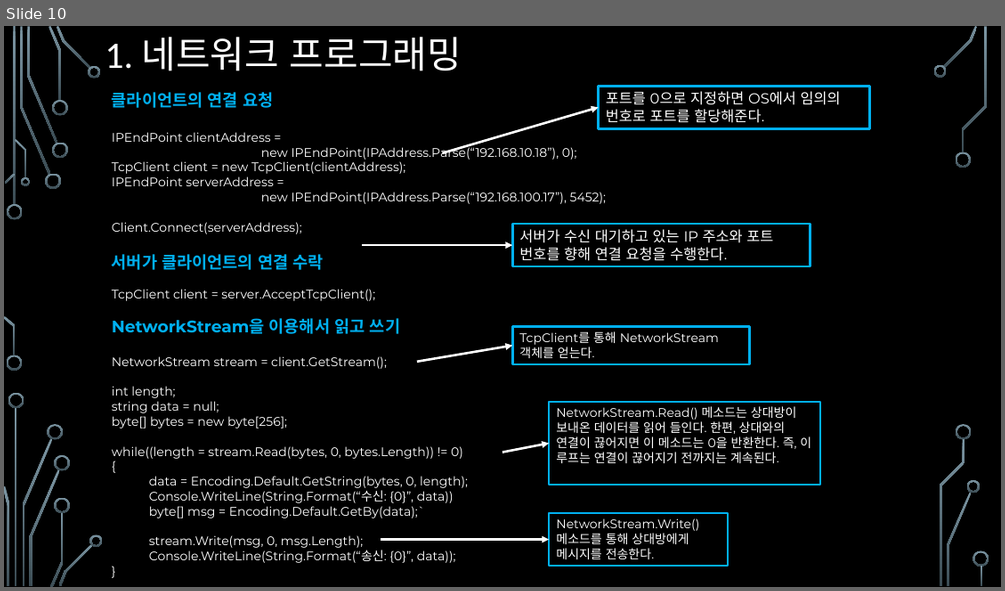
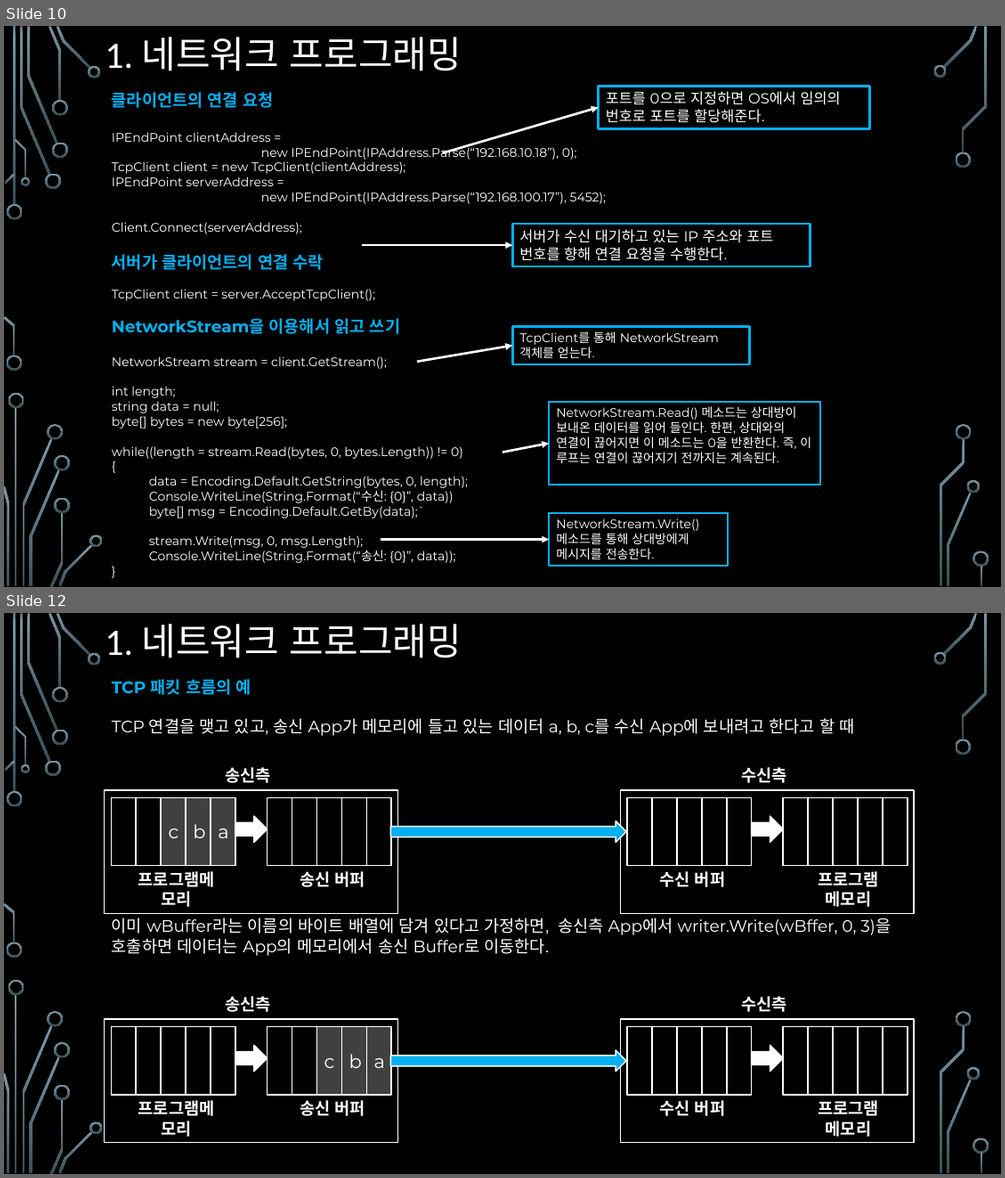
Before and after one commit to assassin4613/CShap, a slide deck: C#_Chapter_12.pptx. Shown one above the other, each under a label of ours: slide 10 before the commit, slides 10 and 12 after it; the slides between them are not shown. The pictures are 1005x591 and 1005x1178 pixels, drawn with LibreOffice and Linux fonts; fonts in the diff are those of the drawing; background and template pictures are left out. Boxes give left, top, right and bottom in pixels: in the first picture for what was removed or moved away, otherwise in the second. Text is boxed around its words. In the diff, an @@ line names an element or a change of style, - is before the commit and + after.

```diff
--- a/C#_Chapter_12.pptx
+++ b/C#_Chapter_12.pptx
@@ slide 12 added at (4, 613, 1001, 1174), background picture (left out); not listed: 36 template elements that a slide beside it also shows @@
@@ title added at (105, 624, 461, 658), 36 pt, text #FFFFFF @@
+1. 네트워크 프로그래밍
@@ text added at (112, 679, 890, 956), 16 pt, text #FFFFFF @@
+TCP 패킷 흐름의 예
+TCP 연결을 맺고 있고, 송신 App가 메모리에 들고 있는 데이터 a, b, c를 수신 App에 보내려고 한다고 할 때
+이미 wBuffer라는 이름의 바이트 배열에 담겨 있다고 가정하면, 송신측 App에서 writer.Write(wBffer, 0, 3)을 호출하면 데이터는 App의 메모리에서 송신 Buffer로 이동한다.
@@ group added at (105, 767, 914, 914): 22 rectangles, 6 texts, 3 right arrows @@
+c
+b
+a
+프로그램메모리
+송신 버퍼
+송신측
+수신 버퍼
+프로그램 메모리
+수신측
@@ group added at (105, 996, 914, 1143): 22 rectangles, 6 texts, 3 right arrows @@
+프로그램메모리
+c
+b
+a
+송신 버퍼
+송신측
+수신 버퍼
+프로그램 메모리
+수신측
```
Also in this commit, not shown: 2 slides changed, 4 other slides added.
